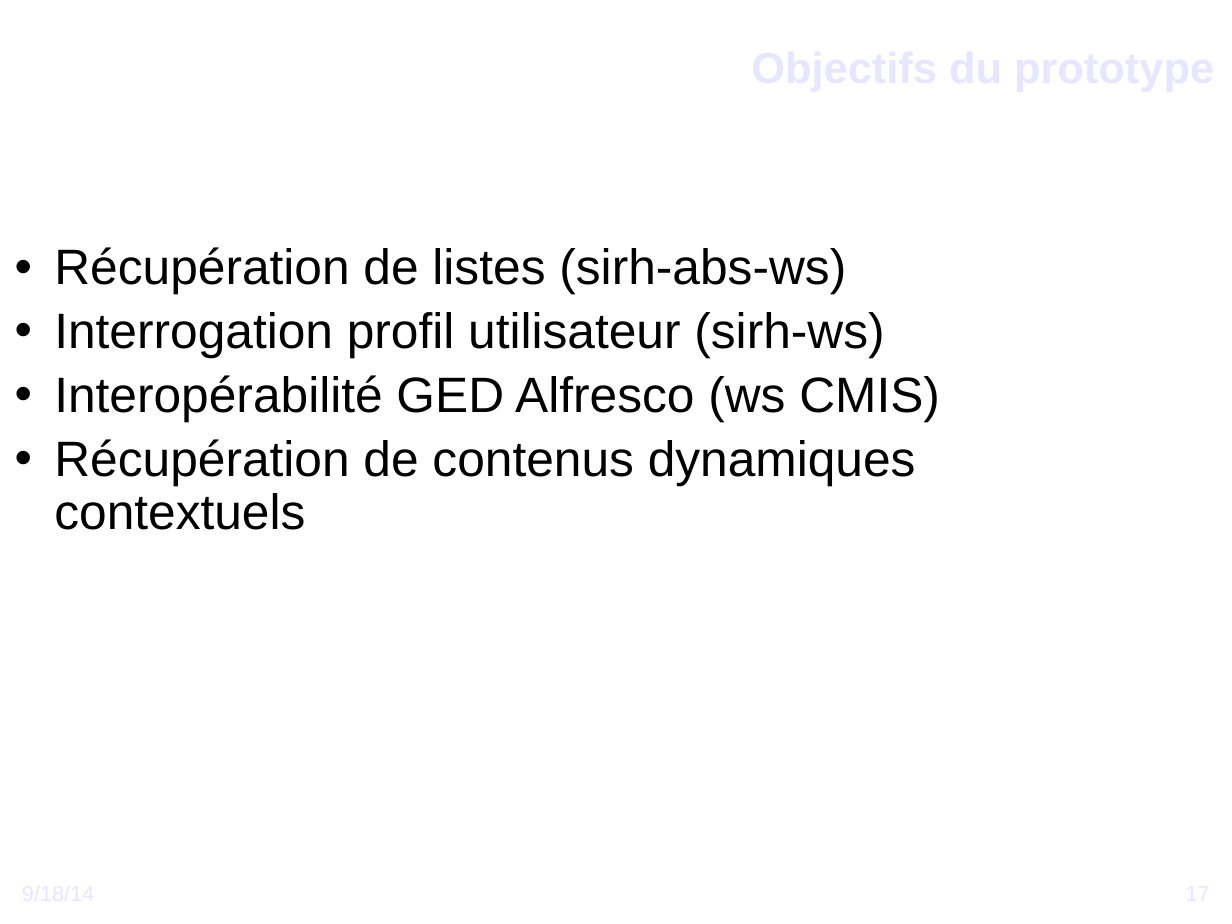
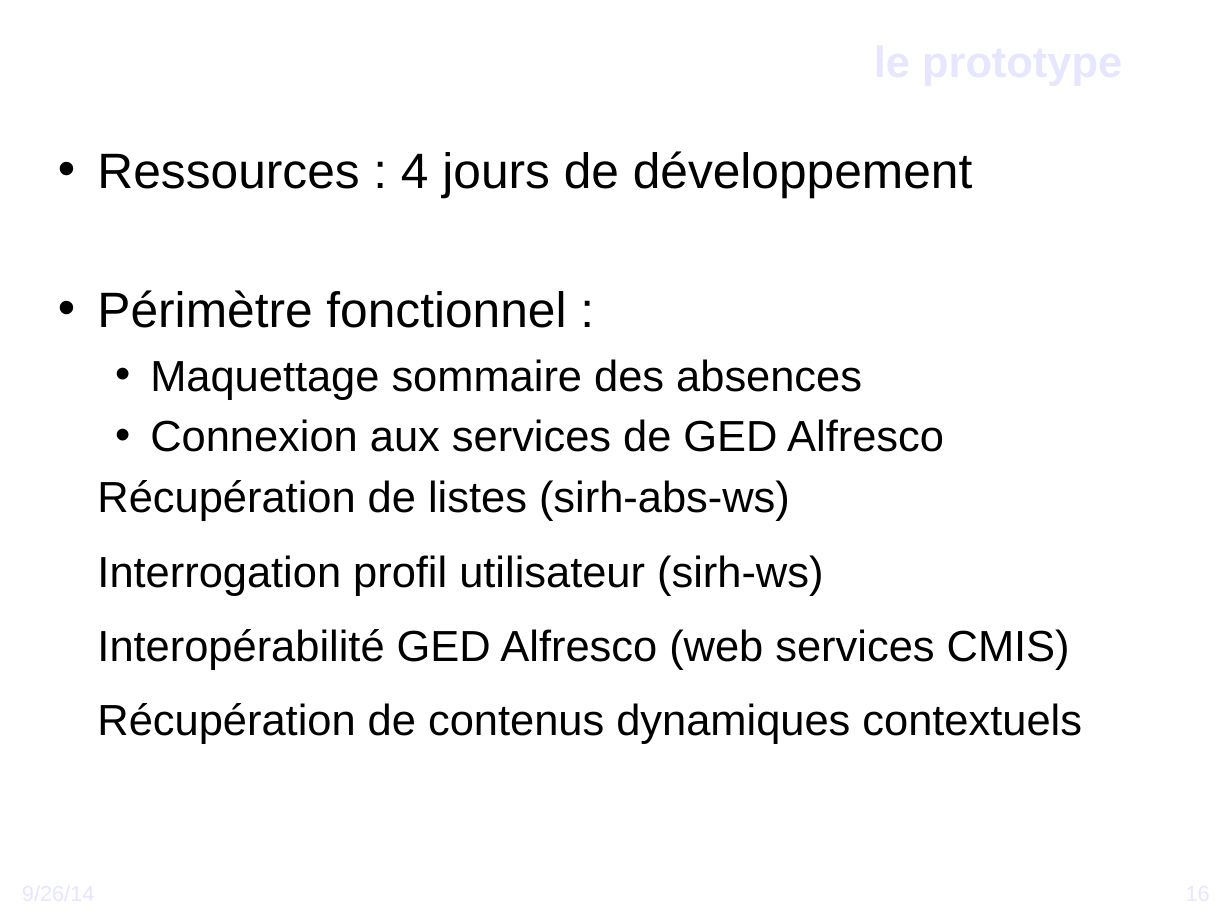
Before and after one commit to DSI-Ville-Noumea/sirh-kiosque-j2ee-old, a slide deck: slide 16 of src/site/resources/Vers_un_Kiosque_RH_J2EE.odp (slide 17 before the commit). Drawn at 1232x924 pixels with LibreOffice and Linux fonts; fonts in the diff are those of the drawing; background and template pictures are left out. Boxes give left, top, right and bottom in pixels: in the first picture for what was removed or moved away, otherwise in the second. Text is boxed around its words. In the diff, an @@ line names an element or a change of style, - is before the commit and + after.

```diff
--- a/src/site/resources/Vers_un_Kiosque_RH_J2EE.odp
+++ b/src/site/resources/Vers_un_Kiosque_RH_J2EE.odp
@@ title at (22,34,1122,86): text changed @@
-Objectifs du prototype
+le prototype
@@ text "Ressources : 4 jours de ...": place and size @@
-text "Ressources : 4 jours de ..." at (54,247,940,530)
+text "Ressources : 4 jours de ..." at (97,151,1082,744)
@@ text at (97,151,973,452): paragraphs added @@
+• Ressources : 4 jours de développement
+• Périmètre fonctionnel :
+  • Maquettage sommaire des absences
+  • Connexion aux services de GED Alfresco
@@ text at (97,480,1082,744): size 32 to 28 pt in "Récupération de listes (sirh-abs-ws)", "Interrogation profil utilisateur (sirh-ws)", "Récupération de contenus dynamiques contextuels"; bullet • to ●; line spacing 0.9 to 1; more space between paragraphs @@
@@ text at (97,629,1070,670): text changed; size 32 to 28 pt @@
-• Interopérabilité GED Alfresco (ws CMIS)
+● Interopérabilité GED Alfresco (web services CMIS)
@@ text at (22,880,421,923): text changed @@
-9/18/14
+9/26/14
@@ page number at (923,880,1211,923): text changed @@
-17
+16
```
Also in this commit, not shown: 37 other slides changed, 5 slides added, 5 slides removed.
